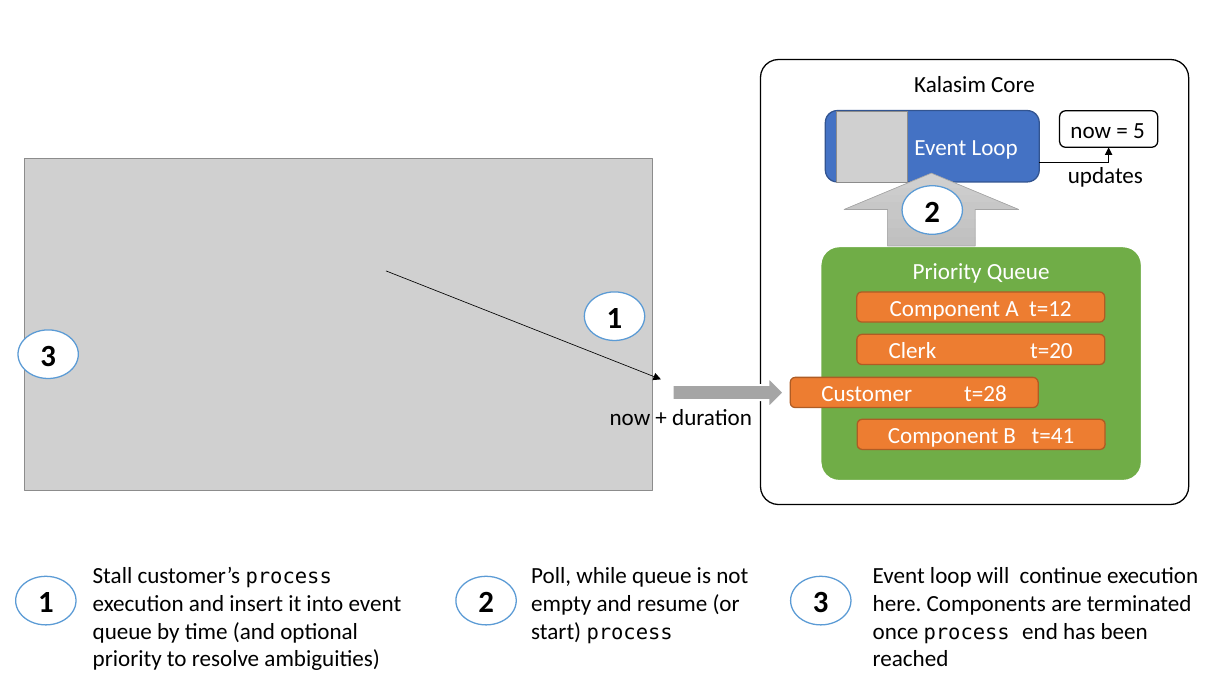
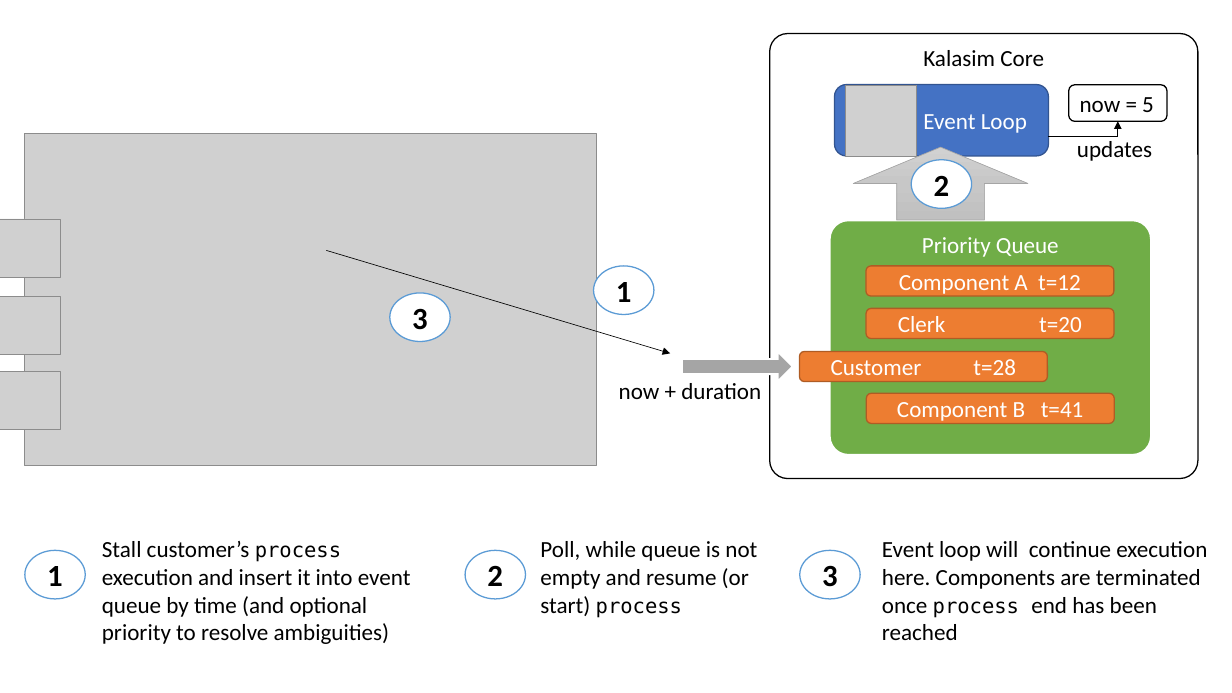
Before and after one commit to holgerbrandl/kalasim, a slide deck: slide 2 of docs/kalasim_concepts.pptx. Drawn at 1232x693 pixels with LibreOffice and Linux fonts; fonts in the diff are those of the drawing; grey boxes stand for pictures. Boxes give left, top, right and bottom in pixels: in the first picture for what was removed or moved away, otherwise in the second. Text is boxed around its words. In the diff, an @@ line names an element or a change of style, - is before the commit and + after.

Commit message:
fixed event loop architecture in manual

```diff
--- a/docs/kalasim_concepts.pptx
+++ b/docs/kalasim_concepts.pptx
@@ picture: place and size @@
-picture at (25, 158, 653, 490)
+picture at (24, 133, 596, 465)
@@ picture added at (0, 219, 60, 277) @@
@@ arrow moved from (386, 271) - (661, 380) to (326, 250) - (670, 353) @@
@@ picture added at (0, 297, 60, 355) @@
@@ ellipse "3": place and size @@
-ellipse "3" at (18, 330, 78, 379)
+ellipse "3" at (390, 293, 450, 342)
@@ 8 rounded rectangles, 5 texts, 5 ellipses, 1 picture, 1 elbow arrow, 1 up arrow, 1 right arrow: place and size @@
-8 rounded rectangles, 5 texts, 5 ellipses, 1 picture, 1 elbow arrow, 1 up arrow, 1 right arrow at (16, 59, 1198, 670)
+8 rounded rectangles, 5 texts, 5 ellipses, 1 picture, 1 elbow arrow, 1 up arrow, 1 right arrow at (25, 33, 1207, 644)
@@ picture added at (0, 372, 60, 430) @@
```
Also in this commit, not shown: 1 other file.
